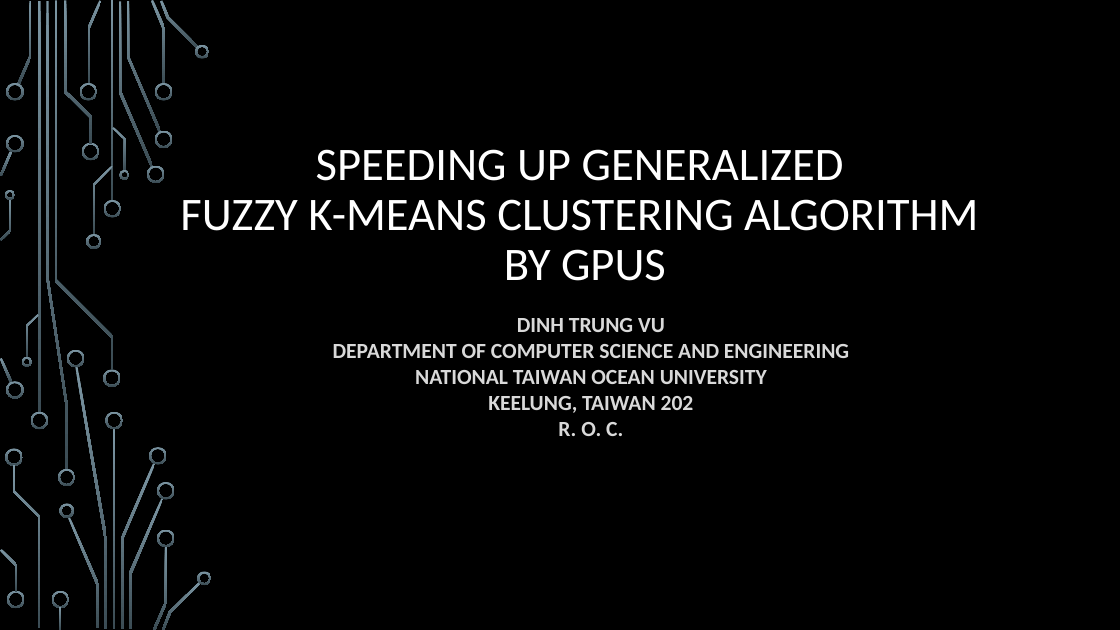
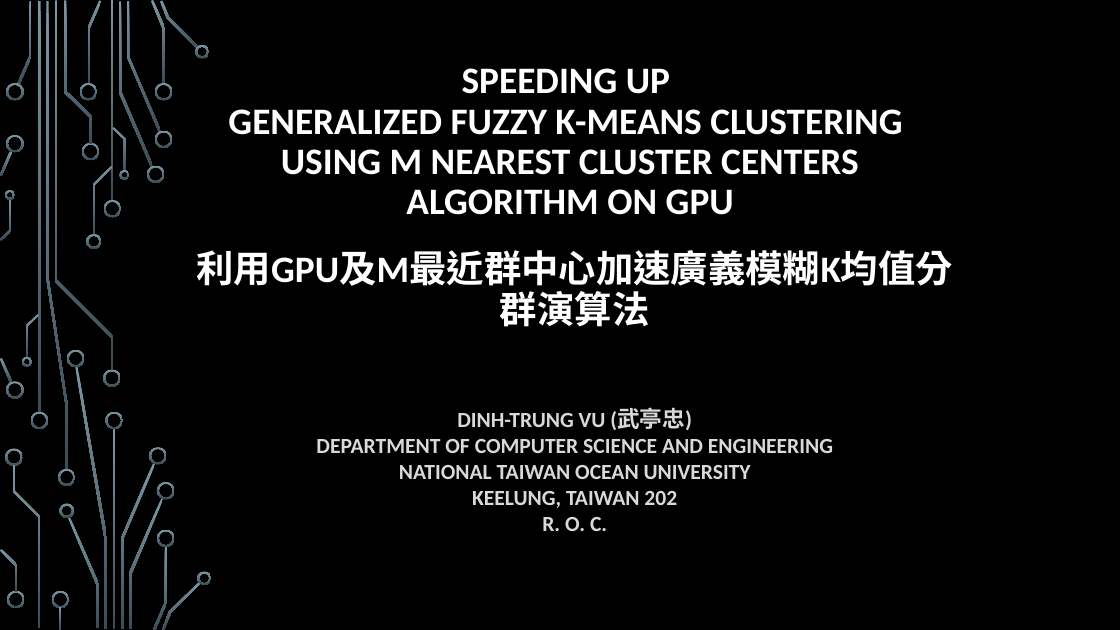
Before and after one commit to trungvdhp/master-ntou, a slide deck: slide 1 of ImageProcessing/Speeding up GFKM.pptx. Drawn at 1120x630 pixels with LibreOffice and Linux fonts; fonts in the diff are those of the drawing; background and template pictures are left out. Boxes give left, top, right and bottom in pixels: in the first picture for what was removed or moved away, otherwise in the second. Text is boxed around its words. In the diff, an @@ line names an element or a change of style, - is before the commit and + after.

```diff
--- a/ImageProcessing/Speeding up GFKM.pptx
+++ b/ImageProcessing/Speeding up GFKM.pptx
@@ title at (x1=228, y1=68, x2=902, y2=215): text changed; size 40 to 32 pt; bold on @@
-SPEEDING UP GENERALIZED
-FUZZY K-MEANS CLUSTERING ALGORITHM
-BY GPUS
+SPEEDING UP
+GENERALIZED FUZZY K-MEANS CLUSTERING
+USING M NEAREST CLUSTER CENTERS
+ALGORITHM ON GPU
@@ text added at (x1=196, y1=250, x2=953, y2=292), 32 pt, text #FFFFFF, bold @@
+利用GPU及M最近群中心加速廣義模糊K均值分群演算法
@@ subtitle "DINH-TRUNG VU (武亭忠)" moved from (x1=333, y1=318, x2=849, y2=436) to (x1=316, y1=407, x2=833, y2=531) @@
@@ subtitle at (x1=457, y1=407, x2=692, y2=431): text changed @@
-DINH TRUNG VU
+DINH-TRUNG VU (武亭忠)
```
Also in this commit, not shown: 4 slides added, 1 slide removed, 3 other files.
